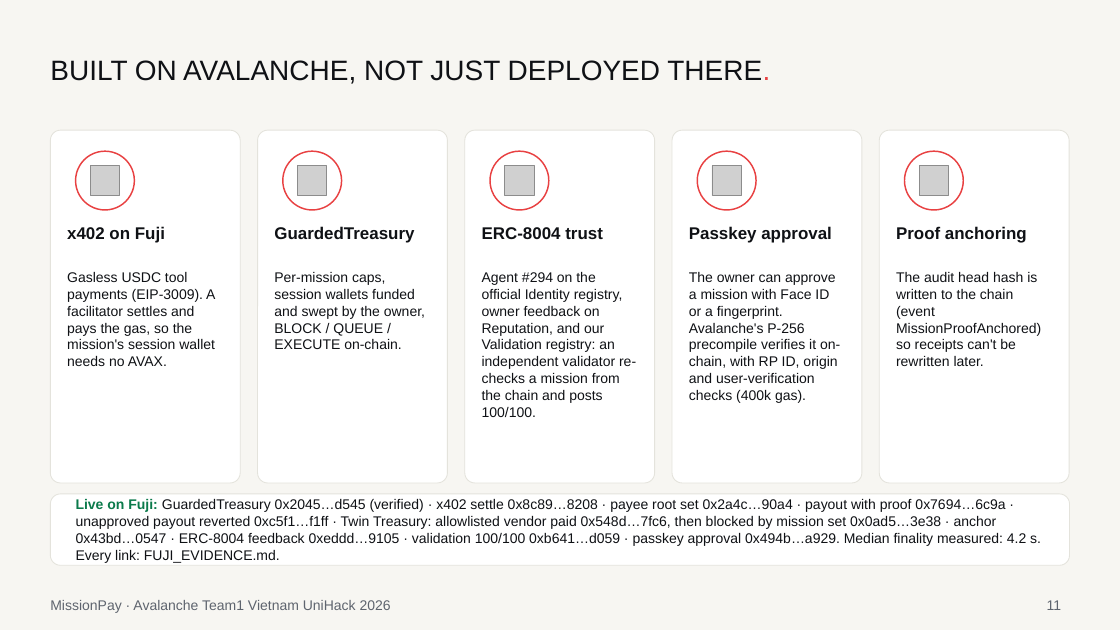
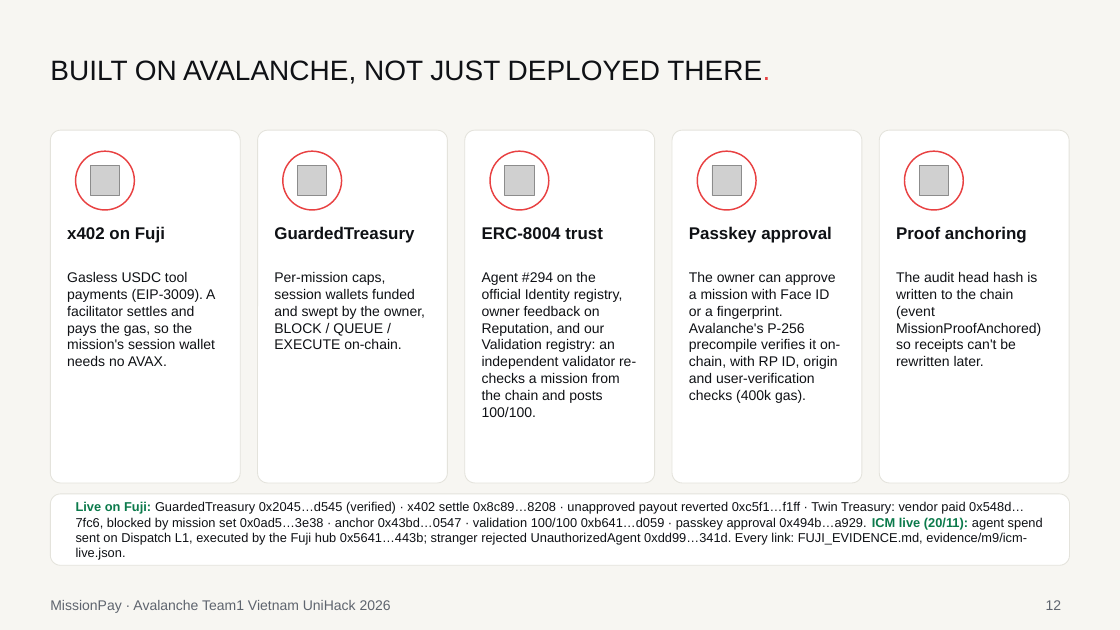
Before and after one commit to lenamkhanhh/UniHack, a slide deck: slide 12 of artifacts/submission-s1/MissionPay-pitch-deck-v2.pptx (slide 11 before the commit). Drawn at 1120x630 pixels with LibreOffice and Linux fonts; fonts in the diff are those of the drawing; grey boxes stand for pictures. Boxes give left, top, right and bottom in pixels: in the first picture for what was removed or moved away, otherwise in the second. Text is boxed around its words. In the diff, an @@ line names an element or a change of style, - is before the commit and + after.

```diff
--- a/artifacts/submission-s1/MissionPay-pitch-deck-v2.pptx
+++ b/artifacts/submission-s1/MissionPay-pitch-deck-v2.pptx
@@ text at (76, 501, 1043, 560): text changed; size 12 to 11 pt @@
-Live on Fuji: GuardedTreasury 0x2045…d545 (verified) · x402 settle 0x8c89…8208 · payee root set 0x2a4c…90a4 · payout with proof 0x7694…6c9a · unapproved payout reverted 0xc5f1…f1ff · Twin Treasury: allowlisted vendor paid 0x548d…7fc6, then blocked by mission set 0x0ad5…3e38 · anchor 0x43bd…0547 · ERC-8004 feedback 0xeddd…9105 · validation 100/100 0xb641…d059 · passkey approval 0x494b…a929. Median finality measured: 4.2 s. Every link: FUJI_EVIDENCE.md.
+Live on Fuji: GuardedTreasury 0x2045…d545 (verified) · x402 settle 0x8c89…8208 · unapproved payout reverted 0xc5f1…f1ff · Twin Treasury: vendor paid 0x548d…7fc6, blocked by mission set 0x0ad5…3e38 · anchor 0x43bd…0547 · validation 100/100 0xb641…d059 · passkey approval 0x494b…a929. ICM live (20/11): agent spend sent on Dispatch L1, executed by the Fuji hub 0x5641…443b; stranger rejected UnauthorizedAgent 0xdd99…341d. Every link: FUJI_EVIDENCE.md, evidence/m9/icm-live.json.
@@ page number at (1046, 600, 1062, 610): text changed @@
-11
+12
```
Also in this commit, not shown: 4 other slides changed, 1 slide added, 9 other files.
